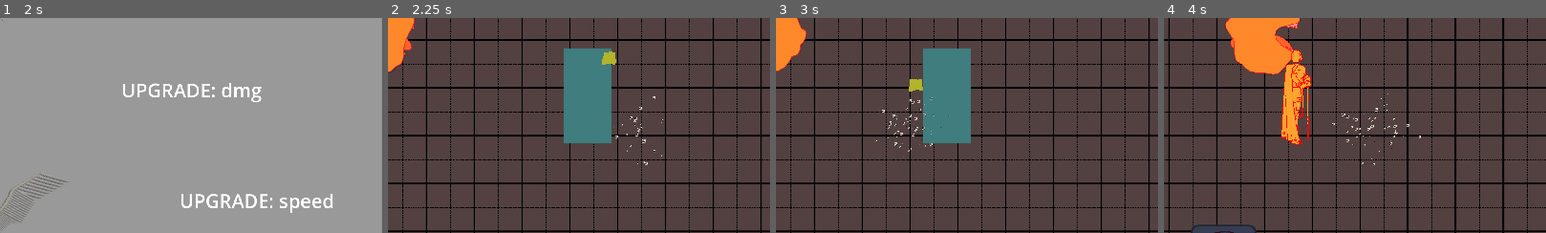
Above: before the commit, frames 1-4 (left to right).
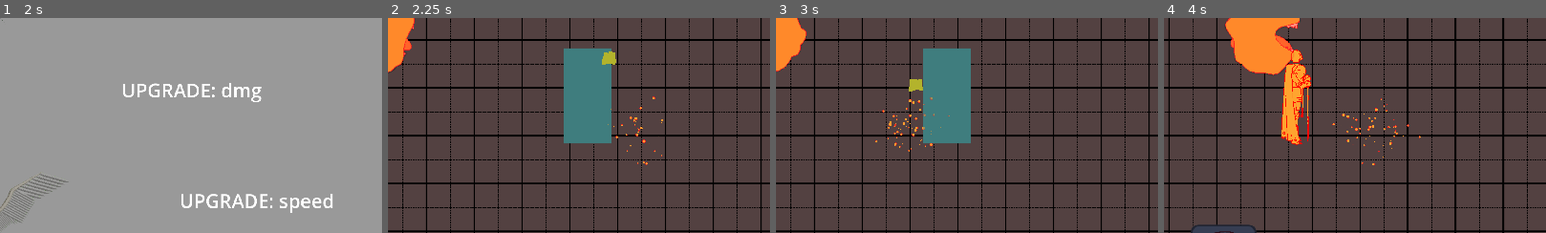
Above: after the commit, the same moments.

Repository: jible/capstone
Game: Godot game, scene res://scenes/testScenes/test_level.tscn
The game is run twice, just before and just after one commit, with the same random seed, the same clock (stepped at 60 frames per second) and the same inputs. This scene is started directly instead of the project's main scene. The engine's default icon, where the game draws it, is replaced by a stand-in: a white triangle on a blue panel in a dark square.
Inputs (mouse positions are % of the whole screen's width and height, from its top left):
- Up to frame 1 (2 s): move the mouse to (45, 70) at 0.52 s; hold Tab (OpenUpgrades) 0.53-1.25 s; hold Space (attack) 0.53-1.25 s; click "+" at 1.25 s
- Up to frame 2 (2.25 s): tap Enter at 2 s; move the mouse to (80, 65) at 2.02 s; hold Tab (OpenUpgrades) from 2.03 s (still down); tap Space (attack) at 2.1 s
- Up to frame 3 (3 s): move the mouse to (20, 35) at 2.77 s; release Tab (OpenUpgrades) at 2.78 s; hold Left (left) from 2.78 s (still down); hold Space (attack) from 2.78 s (still down)
- Up to frame 4 (4 s): keep holding Left (left); move the mouse to (55, 50) at 3.52 s; release Space (attack) at 3.53 s; tap Space (attack) at 3.6 s
The pictures show only the part of the screen within x 24-74%, y 32-82%; the shares and areas given below are measured in that part.

Frame 1 is identical in both runs. In frame 2, 0.2% of the frame differs, in the area x 57-72%, y 36-69%; in frame 3, 0.3%, in the area x 26-46%, y 36-63%; in frame 4, 0.3%.

Commit message:
new particle sprite

Diff:
--- a/scenes/prefabs/player/player.tscn
+++ b/scenes/prefabs/player/player.tscn
@@ -31,7 +31,7 @@
 [ext_resource type="Texture2D" uid="uid://bbnjl5bpsrdd6" path="res://assets/spritesheets/player_walk_north.png" id="17_spqdu"]
 [ext_resource type="Texture2D" uid="uid://daupw1ov13eoo" path="res://assets/spritesheets/player_walk_south.png" id="18_ts85c"]
 [ext_resource type="Texture2D" uid="uid://br6eavhfkfe4" path="res://assets/spritesheets/player_walk_west.png" id="19_ik34j"]
-[ext_resource type="Texture2D" uid="uid://btawghlpn4ah1" path="res://assets/images/particle.jpg" id="28_7yx3u"]
+[ext_resource type="Texture2D" uid="uid://j6vff2f1psgh" path="res://assets/images/particle_dust.png" id="28_36idg"]
 
 [sub_resource type="AtlasTexture" id="AtlasTexture_a255u"]
 atlas = ExtResource("3_tdv4r")
@@ -674,7 +674,7 @@
 amount = 100
 lifetime = 0.3
 one_shot = true
-texture = ExtResource("28_7yx3u")
+texture = ExtResource("28_36idg")
 emission_shape = 1
 emission_sphere_radius = 90.0
 gravity = Vector2(0, 0)
Binary file added: assets/images/particle_dust.png
Not shown, added: assets/images/particle_dust.png.import
Not shown: 1 places in scenes/prefabs/player/player.tscn that only renumber resources
Not shown: 1 places in tilesets/temp_floor.tres that only renumber resources
